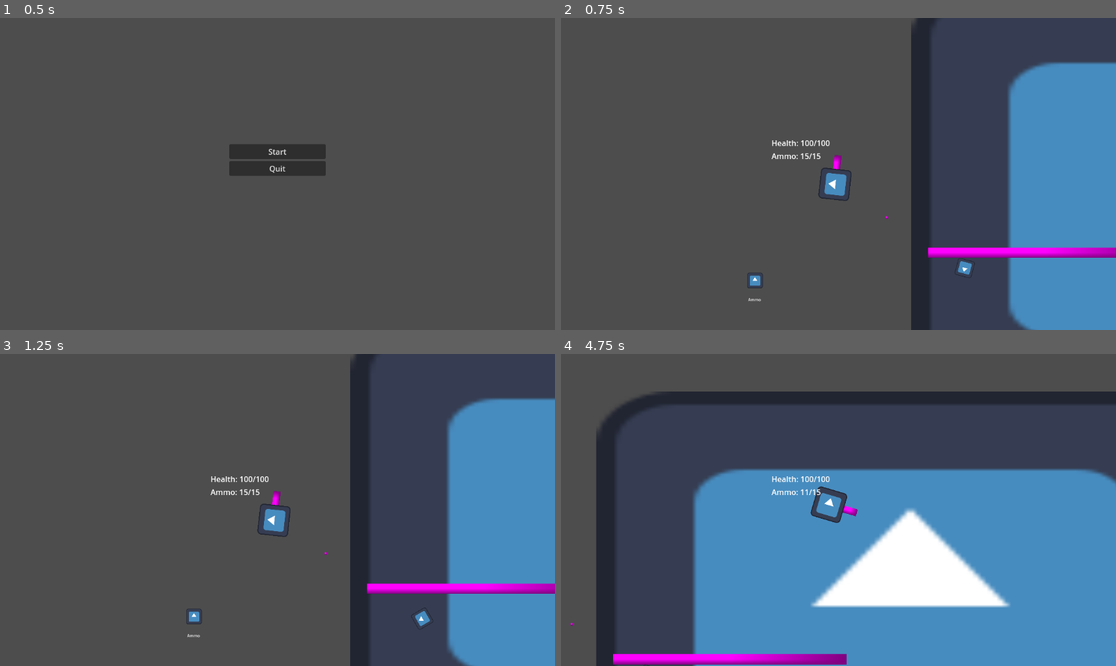
Above: before the commit, frames 1-4 (two rows, left to right).
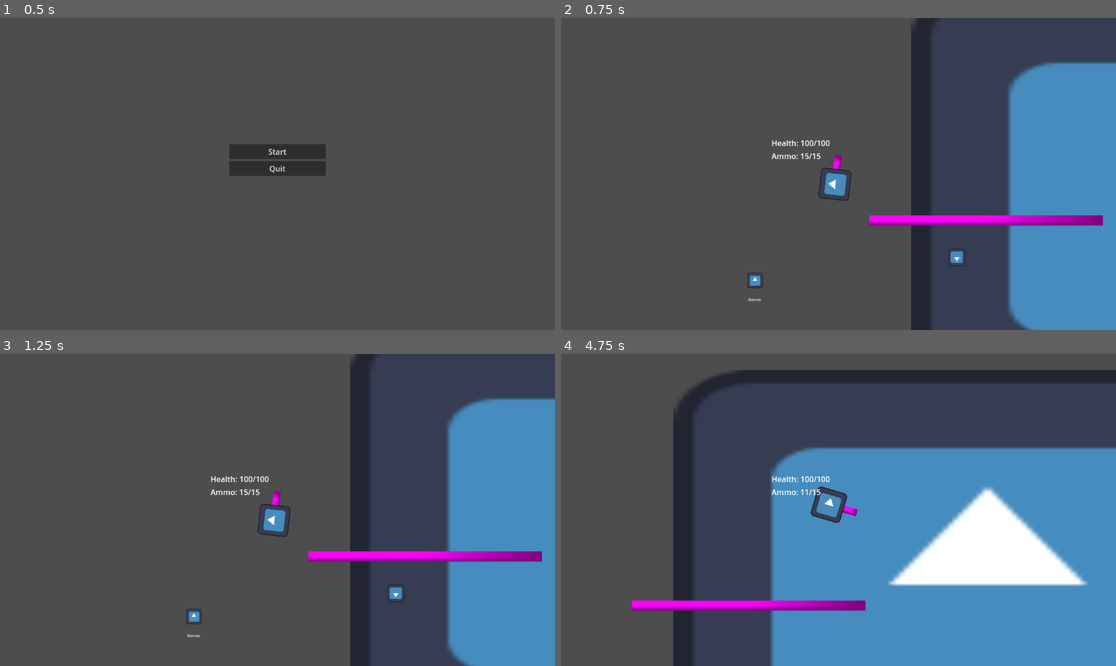
Above: after the commit, the same moments.

Repository: beabadoobee300/gmtk-2025
Game: Godot game, scene res://scenes/main.tscn
Two runs of this game, one before a commit and one after it. Both use one fixed random seed, a clock stepped at 60 frames per second and the inputs below. The engine's default icon, where the game draws it, is replaced by a stand-in: a white triangle on a blue panel in a dark square.
Inputs (mouse positions are in pixels of both pictures, inside the frame that each line leads up to):
- Up to frame 1 (0.5 s): no input
- Up to frame 2 (0.75 s): click "Start" at 0.5 s
- Up to frame 3 (1.25 s): no input
- Up to frame 4 (4.75 s): move the mouse to (960, 494) at 1.27 s; press the mouse at (960, 494) at 1.28 s; hold D (right) 1.28-2.78 s; tap W (up) at 1.52, 1.55, 1.82, 2.1, 2.27, 2.57, 3.05, 3.77, 4.07, 4.35, 4.52 s; move the mouse to (727, 525) at 2.02 s; release the mouse at (727, 525) at 2.03 s; click (727, 525) at 2.3 s; move the mouse to (894, 441) at 2.77 s; press the mouse at (894, 441) at 2.78 s; hold A (left) 2.78-3.53 s; move the mouse to (810, 572) at 3.52 s; release the mouse at (810, 572) at 3.53 s; hold D (right) from 3.53 s (still down); click (810, 572) at 3.6 s; move the mouse to (1005, 556) at 4.27 s

Frame 1 is identical in both runs. In frame 2, 2.7% of the frame differs, in the area x 55-100%, y 63-84%; in frame 3, 2.7%; in frame 4, 37%, in the area x 1-100%, y 5-100%.

Commit message:
can take damage

Diff:
--- a/scenes/enemy.gd
+++ b/scenes/enemy.gd
@@ -9,25 +9,123 @@
 
 var is_dead := false
 
-@export var view_distance := 300.0
-@export var view_angle := 45.0  # Degrees
-@export var chase_speed := 180.0
-var normal_speed := 100.0
+@export var default_view_distance := 500.0
+@export var max_view_distance := 1000.0
+@export var max_view_angle := 270.0  # Degrees
+@export var default_view_angle := 90.0
+@export var chase_speed := 300.0
+var view_angle := default_view_angle;
+var view_distance := default_view_distance;
+var normal_speed := 50.0
 var is_chasing := false
 
-func _physics_process(delta):
+var wander_timer = 0
+var wander_wait_time = 0
+var current_wander_direction = 1
+var target_rotation = 0
+var current_rotation_speed = 0
+var max_rotation_speed = PI/2  # 180 degrees per second
+var rotation_acceleration = PI/2  # Speed increase per second
+var is_waiting = false
+var walk_duration = 0
+var walk_timer = 0
+
+var rotation_smoothing = 20.0  # Higher values = faster rotation to face player
+
+# zombie slow
+var is_slowed = false
+var slow_timer = 0.0
+var slow_duration = 0.3  # half second slow duration
+
+
+func _process(delta):
+	if is_slowed:
+		slow_timer -= delta
+		if slow_timer <= 0:
+			is_slowed = false
 	if can_see_player():
 		is_chasing = true
+		view_distance = max_view_distance
+
+		view_angle = max_view_angle
+
 		var player = get_tree().get_first_node_in_group("player")
 		var direction = (player.global_position - global_position).normalized()
-		velocity = direction * chase_speed
+
+		# Improved rotation to face player smoothly
+		var target_angle = atan2(direction.y, direction.x)
+		var angle_diff = fposmod(target_angle - rotation, PI * 2)
+		if angle_diff > PI:
+			angle_diff -= PI * 2
+
+		# Apply rotation with smoothing
+		rotation += angle_diff 	* rotation_smoothing * delta
+
+
+
+		velocity = direction * (chase_speed if !is_slowed else chase_speed * 0.3)
+
+
+		# Reset wandering variables
+		wander_timer = 0
+		current_rotation_speed = 0
+		is_waiting = false
+		target_rotation = 0
 	else:
+
 		is_chasing = false
-		# Default patrol/wander behavior
-		if is_on_wall() or not is_on_floor():
-			rotate(PI/2 * delta)  # Simple turn when obstructed
-		velocity = transform.x * normal_speed
-
+		view_distance = default_view_distance;
+		view_angle = default_view_angle
+		wander_timer += delta
+
+		# State machine for wandering behavior
+		if is_waiting:
+			# Waiting state - stand still
+			velocity = Vector2.ZERO
+
+			# Check if waiting time is over
+			if wander_timer >= wander_wait_time:
+				is_waiting = false
+				wander_timer = 0
+				# Set random walk duration (1-3 seconds)
+				walk_duration = randf_range(1.0, 5)
+				# Random turn angle (between -180 and 180 degrees)
+				target_rotation = randf_range(-PI, PI)
+
+		else:
+			# Walking state
+			walk_timer += delta
+
+			# Smooth turning logic
+			if abs(target_rotation) > 0.01:
+				var rotation_direction = sign(target_rotation)
+				current_rotation_speed = min(current_rotation_speed + rotation_acceleration * delta, max_rotation_speed)
+				var rotation_this_frame = current_rotation_speed * delta * rotation_direction
+				if abs(rotation_this_frame) > abs(target_rotation):
+					rotation_this_frame = target_rotation
+				rotate(rotation_this_frame)
+				target_rotation -= rotation_this_frame
+			else:
+				current_rotation_speed = 0
+
+			# Move in current direction
+			velocity = transform.x * (normal_speed if !is_slowed else normal_speed * 0.3) * current_wander_direction
+
+			# Check if walk duration is over or if we hit a wall
+			if walk_timer >= walk_duration or is_on_wall():
+				# If we hit a wall, turn around smoothly
+				if is_on_wall():
+					target_rotation = PI * current_wander_direction
+					current_wander_direction *= -1
+					velocity = transform.x * normal_speed * current_wander_direction
+
+				# Transition to waiting state
+				is_waiting = true
+				wander_timer = 0
+				walk_timer = 0
+				# Set random wait time (0.5-2 seconds)
+				wander_wait_time = randf_range(0.5, 2.0)
+				velocity = Vector2.ZERO
 	move_and_slide()
 
 func can_see_player():
@@ -63,26 +161,20 @@
 
 	var result = space_state.intersect_ray(query)
 
-	if result:
-		print("DEBUG: Raycast hit: ", result.collider.name)
-		if result.collider == player:
-			print("DEBUG: Clear line of sight to player!")
-		else:
-			print("DEBUG: Vision blocked by: ", result.collider.name)
-	else:
-		print("DEBUG: Raycast didn't hit anything (unexpected)")
+
 
 	return result.is_empty() or result.collider == player
 
 func take_damage(damage_amount):
-
 	health -= damage_amount
-	if (health <= 0):
+	if health <= 0:
 		kill_zombie()
 	else:
-		print("hit for %d " % damage_amount )
-		print("health left %d" % health )
-		#slow zombie down
+		print("hit for %d " % damage_amount)
+		print("health left %d" % health)
+		# Activate slow effect
+		is_slowed = true
+		slow_timer = slow_duration
 
 func kill_zombie():
 	if is_dead:
@@ -100,3 +192,13 @@
 
 	if body.has_method("take_damage"):
 		body.take_damage(damage)
+
+
+
+func _on_area_2d_area_entered(area: Area2D) -> void:
+	var other_body = area.get_parent()
+	if other_body.is_in_group("player") :
+		print("Touching:", other_body.name)
+	is_slowed = true
+	slow_timer = slow_duration
+	pass # Replace with function body.
--- a/scenes/enemy.tscn
+++ b/scenes/enemy.tscn
@@ -6,12 +6,25 @@
 [sub_resource type="RectangleShape2D" id="RectangleShape2D_md0e3"]
 size = Vector2(34, 34)
 
+[sub_resource type="RectangleShape2D" id="RectangleShape2D_4ra3w"]
+size = Vector2(43, 43)
+
 [node name="Enemy" type="CharacterBody2D" groups=["enemies"]]
 script = ExtResource("1_md0e3")
 
 [node name="CollisionShape2D" type="CollisionShape2D" parent="."]
+scale = Vector2(1.00642, 1)
 shape = SubResource("RectangleShape2D_md0e3")
 
 [node name="Sprite2D" type="Sprite2D" parent="."]
-scale = Vector2(-0.280185, -0.280185)
+scale = Vector2(-0.281983, -0.280185)
 texture = ExtResource("1_7p1mj")
+
+[node name="Area2D" type="Area2D" parent="." groups=["enemies"]]
+scale = Vector2(1.02317, 1.00862)
+
+[node name="CollisionShape2D" type="CollisionShape2D" parent="Area2D"]
+position = Vector2(-0.5, -0.5)
+shape = SubResource("RectangleShape2D_4ra3w")
+
+[connection signal="area_entered" from="Area2D" to="." method="_on_area_2d_area_entered"]
--- a/scenes/game.tscn
+++ b/scenes/game.tscn
@@ -28,7 +28,7 @@
 position = Vector2(253, 152)
 
 [node name="Environment" parent="." instance=ExtResource("6_p57ef")]
-position = Vector2(150, 80)
+position = Vector2(28, 13)
 
 [node name="Collectable" parent="." instance=ExtResource("7_u5sy4")]
 position = Vector2(-166, 200)
--- a/scenes/player.tscn
+++ b/scenes/player.tscn
@@ -9,6 +9,9 @@
 size = Vector2(63, 63)
 
 [sub_resource type="PlaceholderTexture2D" id="PlaceholderTexture2D_g2els"]
+
+[sub_resource type="RectangleShape2D" id="RectangleShape2D_qlg0r"]
+size = Vector2(42.2524, 43.0376)
 
 [node name="Player" type="CharacterBody2D"]
 script = ExtResource("3_dqkch")
@@ -34,3 +37,14 @@
 position = Vector2(46, 0)
 scale = Vector2(28.25, 14.6167)
 texture = SubResource("PlaceholderTexture2D_g2els")
+
+[node name="Area2D" type="Area2D" parent="."]
+position = Vector2(7.62939e-06, 7.62939e-06)
+scale = Vector2(-1.51471, 1.48707)
+
+[node name="CollisionShape2D" type="CollisionShape2D" parent="Area2D"]
+position = Vector2(2.51844e-06, -7.69573e-06)
+scale = Vector2(1.11866, 1.12216)
+shape = SubResource("RectangleShape2D_qlg0r")
+
+[connection signal="area_entered" from="Area2D" to="." method="_on_area_2d_area_entered"]
--- a/scripts/player.gd
+++ b/scripts/player.gd
@@ -11,8 +11,7 @@
 # Nodes
 @onready var gun: Node2D = $gun
 @onready var sprite: Sprite2D = $player
-@onready var health_label: Label = get_node("../CanvasLayer/VBoxContainer/health")
-@onready var ammo_label: Label = get_node("../CanvasLayer/VBoxContainer/ammo")
+
 
 @export var enemy_scene : PackedScene
 @export var death_enemy_scale := 1.0
@@ -21,15 +20,21 @@
 signal health_updated(value)
 signal ammo_updated(value)
 # State variables
-var current_health : int
+var current_health := max_health
 var is_dead := false
 var is_invulnerable := false
 var shooting = false
 var original_position : Vector2
 
-@export var normal_speed := 400
-@export var shooting_speed := 200  # Reduced speed when shooting
+@export var normal_speed := 300
+@export var shooting_speed := 150  # Reduced speed when shooting
 var speed := normal_speed
+
+
+# damage
+var can_take_damage = true
+var damage_cooldown = 1.0  # 1 second cooldown
+var cooldown_timer = 0.0
 
 func _ready():
 	current_health = max_health
@@ -46,6 +51,7 @@
 		update_labels()
 
 
+
 func update_labels():
 	emit_signal("health_updated", current_health)
 	emit_signal("ammo_updated", gun.current_ammo)
@@ -53,6 +59,10 @@
 func _process(delta):
 	if shooting and !is_dead:
 		gun.shoot()
+	if !can_take_damage:
+		cooldown_timer -= delta
+		if cooldown_timer <= 0:
+			can_take_damage = true
 
 func set_shooting_state(is_shooting: bool):
 	shooting = is_shooting
@@ -62,7 +72,7 @@
 	var input_direction = Input.get_vector("left", "right", "up", "down")
 	speed = shooting_speed if shooting else normal_speed
 
-	velocity = input_direction * speed
+	velocity = (input_direction * speed ) * (current_health + 100) / 200
 
 	# Handle rotation toward mouse
 	var mouse_pos = get_global_mouse_position()
@@ -146,3 +156,18 @@
 
 	# Add to scene tree
 	get_tree().current_scene.add_child(new_enemy)
+
+
+func _on_area_2d_area_entered(area: Area2D) -> void:
+	var other_body = area.get_parent()
+	if other_body.is_in_group("enemies") and can_take_damage:
+		print("Touching:", other_body.name)
+		take_damage(20)
+		# Start cooldown
+		can_take_damage = false
+		cooldown_timer = damage_cooldown
+		# Optional: Visual feedback (flash effect)
+		modulate = Color.RED
+		await get_tree().create_timer(0.1).timeout
+		modulate = Color.WHITE
+	pass # Replace with function body.
Not shown: 1 places in scenes/enemy.tscn that only renumber resources
Not shown: 1 places in scenes/player.tscn that only renumber resources
